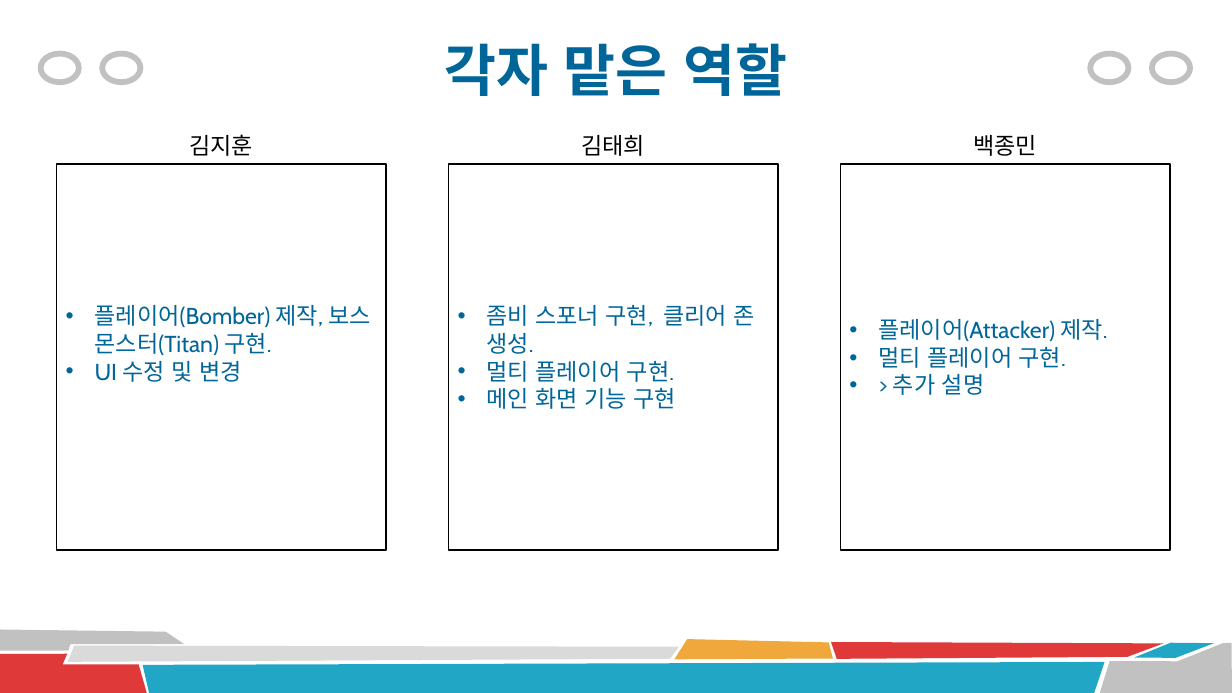
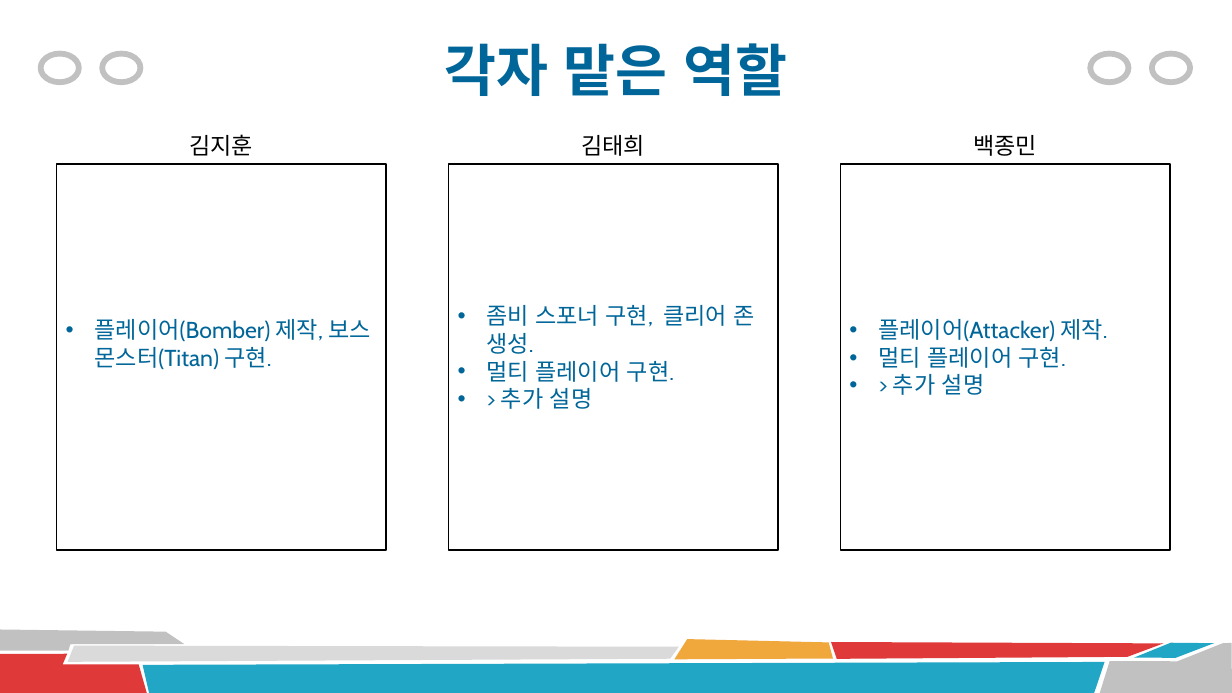
Before and after one commit to xogml01074/Final-Project, a slide deck: slide 4 of 최종 프로젝트(좀비 서바이벌).pptx. Drawn at 1232x693 pixels with LibreOffice and Linux fonts; fonts in the diff are those of the drawing. Boxes give left, top, right and bottom in pixels: in the first picture for what was removed or moved away, otherwise in the second. Text is boxed around its words. In the diff, an @@ line names an element or a change of style, - is before the commit and + after.

```diff
--- a/최종 프로젝트(좀비 서바이벌).pptx
+++ b/최종 프로젝트(좀비 서바이벌).pptx
@@ text in rectangle at (95, 361, 242, 382): paragraph removed @@
-• UI 수정 및 변경
@@ text in rectangle at (501, 388, 593, 409): text changed @@
-• 메인 화면 기능 구현
+• > 추가 설명
```
Also in this commit, not shown: 5 other slides changed, 1 slide added, 2 slides removed, 36 other files.
